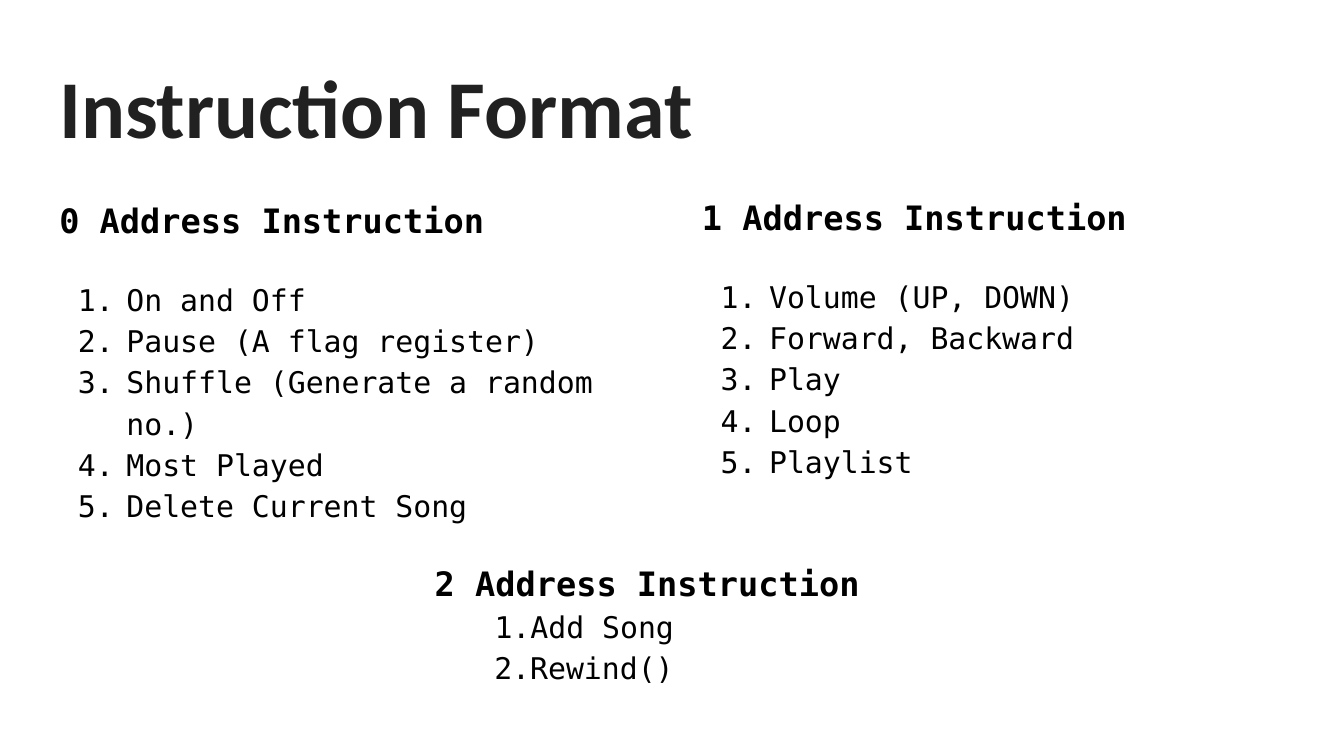
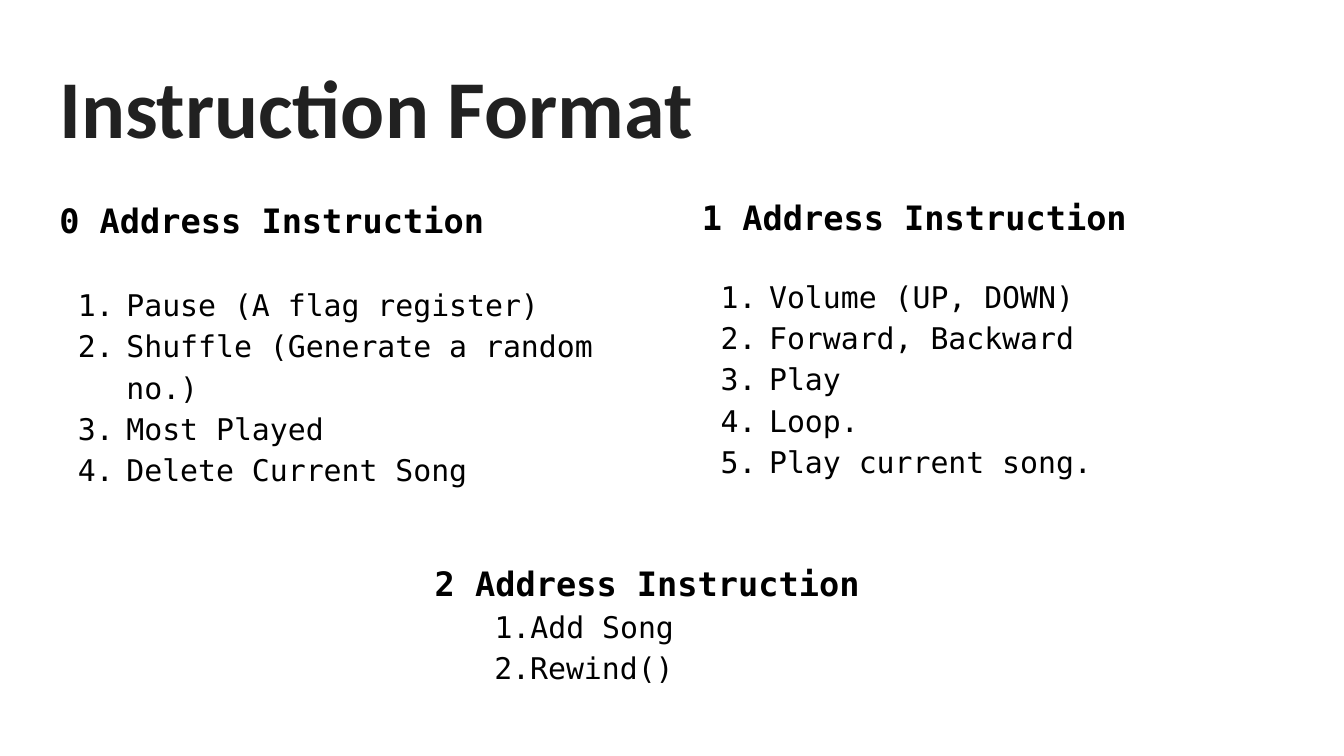
Before and after one commit to yaki29/COA-Project, a slide deck: slide 6 of MP3 Player ISA.pptx. Drawn at 1344x756 pixels with LibreOffice and Linux fonts; fonts in the diff are those of the drawing. Boxes give left, top, right and bottom in pixels: in the first picture for what was removed or moved away, otherwise in the second. Text is boxed around its words. In the diff, an @@ line names an element or a change of style, - is before the commit and + after.

```diff
--- a/MP3 Player ISA.pptx
+++ b/MP3 Player ISA.pptx
@@ text at (x1=126, y1=288, x2=306, y2=312): paragraph removed @@
-1. On and Off
@@ text at (x1=769, y1=410, x2=1092, y2=479): text changed @@
-4. Loop
-5. Playlist
+4. Loop.
+5. Play current song.
```
Also in this commit, not shown: 4 other slides changed, 9 slides added.
